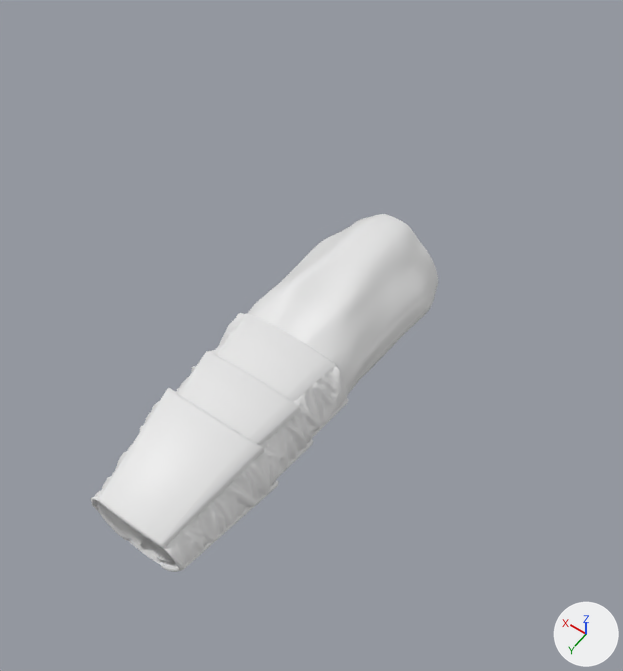
One commit to the FBX model Assets/New/FBX/Player/Fbx_arma_escopeta.fbx: the scene before it, then after it.
Rendered twice from a 50 mm camera at (-0.9, 1.36, 2.0) aimed at (0.05, 0.03, -0.08). Arrows for +X, +Y and +Z are at lower right; the lights stay in place.

Names of what the first picture shows: 'arma_escopeta'.
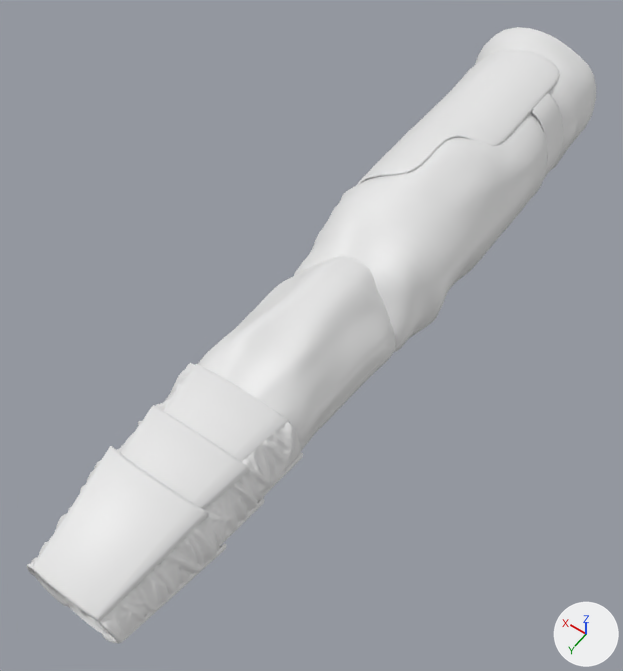
Where the change shows, as pixel boxes (x1, y1, x2, y2) in the pictures (623 x 671 px; the box of a moved part takes in the faces that stretch with it):
'arma_escopeta', reshaped, turned, rescaled: before (91, 214, 438, 572); after (27, 27, 596, 643)
part 1 of me_cylinder_014, moved or reshaped: before (91, 313, 245, 510); after (27, 363, 194, 576)
part 2 of me_cylinder_014, moved or reshaped: before (127, 538, 164, 565); after (68, 604, 104, 633)
part 3 of me_cylinder_014, moved or reshaped: before (163, 366, 347, 571); after (99, 422, 301, 643)
part 4 of me_cylinder_014, moved or reshaped: before (178, 351, 300, 445); after (163, 364, 289, 461)
part 5 of me_cylinder_014, moved or reshaped: before (98, 388, 264, 548); after (120, 405, 249, 509)
part 6 of me_cylinder_014, moved or reshaped: before (217, 313, 337, 402); after (33, 446, 209, 621)
part 7 of me_cylinder_014, moved or reshaped: before (161, 481, 279, 572); after (224, 498, 264, 542)
part 8 of me_cylinder_014, moved or reshaped: before (308, 398, 348, 442); after (102, 544, 227, 643)
part 9 of me_cylinder_014, moved or reshaped (not visible afterwards): before (96, 502, 130, 540)
part 10 of me_cylinder_014, moved or reshaped (not visible before): after (33, 570, 69, 606)
part 11 of me_cylinder_014, moved or reshaped: before (152, 547, 173, 561); after (92, 619, 108, 632)
part 12 of me_cylinder_014, moved or reshaped: before (104, 507, 146, 545); after (58, 592, 81, 612)
part 13 of me_cylinder_014, moved or reshaped: before (247, 214, 438, 395); after (198, 256, 395, 451)
part 14 of me_cylinder_014, added: after (294, 27, 596, 352)
part 15 of me_cylinder_014, added: after (357, 50, 559, 185)
part 16 of me_cylinder_014, added: after (531, 93, 563, 177)

Patch to the scene script:
```diff
--- a/Assets/New/FBX/Player/Fbx_arma_escopeta.fbx.py
+++ b/Assets/New/FBX/Player/Fbx_arma_escopeta.fbx.py
@@ me_cylinder_014 @@
 # used by ob_arma_escopeta; location = (0.0, 0.0, 0.0); rotation_euler = (1.571, 0.0, 0.0), in degrees (90, 0, 0); scale = (0.01, 0.01, 0.01)
-me_cylinder_014.from_pydata(...)  # 24492 vertices, 23664 faces; spans x -20.2..20.2, y -18.0..18.0, z -86.7..34.1
+me_cylinder_014.from_pydata(...)  # 28382 vertices, 27504 faces; spans x -0.2..0.3, y -1.4..1.1, z -0.2..0.3
+# me_cylinder_014 part 1: the loose piece of 7809 vertices spanning x 10.2..19.9, y -2.7..13.0, z -86.0..-20.5 is turned 90 degrees about the x axis through its middle and scaled by 0.01, then moved by (-14.9, -4.4, 53.3)
+# me_cylinder_014 part 2: the loose piece of 253 vertices spanning x -8.8..8.8, y -16.9..-9.9, z -85.0..-20.4 is turned 90 degrees about the x axis through its middle and scaled by 0.01, then moved by (0.0, 14.2, 52.6)
+# me_cylinder_014 part 3: the loose piece of 7809 vertices spanning x -19.9..-10.2, y -2.7..13.0, z -86.0..-20.5 is turned 90 degrees about the x axis through its middle and scaled by 0.01, then moved by (14.9, -4.4, 53.3)
+# me_cylinder_014 part 4: the loose piece of 156 vertices spanning x -15.8..15.8, y 8.7..16.1, z -71.0..-37.2 is turned 92 degrees about the x axis through the mesh origin and scaled by 0.00999
+# me_cylinder_014 part 5: the loose piece of 156 vertices spanning x -15.8..15.8, y 6.4..17.0, z -86.7..-52.7 is turned 95.6 degrees about the x axis through the mesh origin and scaled by 0.00995
+# me_cylinder_014 part 6: the loose piece of 156 vertices spanning x -15.8..15.8, y 9.1..15.5, z -54.0..-20.3 is turned 82.4 degrees about the x axis through its middle and scaled by 0.0101, then moved by (0.0, -11.3, 37.3)
+# me_cylinder_014 part 7: the loose piece of 156 vertices spanning x -19.4..-5.8, y -16.5..-0.5, z -85.8..-52.0 is turned 87.9 degrees about the x axis through the mesh origin and scaled by 0.01
+# me_cylinder_014 part 8: the loose piece of 156 vertices spanning x -19.6..-6.5, y -16.8..-1.4, z -53.1..-19.7 is turned 92.9 degrees about the x axis through its middle and scaled by 0.01, then moved by (12.9, 10.0, 36.3)
+# me_cylinder_014 part 9: the loose piece of 156 vertices spanning x 5.8..19.4, y -16.5..-0.5, z -85.8..-52.0 is turned 87.9 degrees about the x axis through the mesh origin and scaled by 0.01
+# me_cylinder_014 part 10: the loose piece of 156 vertices spanning x 6.5..19.6, y -16.8..-1.4, z -53.1..-19.7 is turned 92.9 degrees about the x axis through its middle and scaled by 0.01, then moved by (-12.9, 10.0, 36.3)
+# me_cylinder_014 part 11: the loose piece of 924 vertices spanning x -15.9..-2.1, y -13.3..2.1, z -84.6..-20.0 is turned 90 degrees about the x axis through its middle and scaled by 0.01, then moved by (8.9, 6.3, 52.2)
+# me_cylinder_014 part 12: the loose piece of 924 vertices spanning x 2.1..15.9, y -13.3..2.1, z -84.6..-20.0 is turned 90 degrees about the x axis through its middle and scaled by 0.01, then moved by (-8.9, 6.3, 52.2)
+# me_cylinder_014 part 13: the loose piece of 4445 vertices spanning x -20.2..20.2, y -18.0..18.0, z -36.6..34.1 is turned 90 degrees about the x axis through its middle and scaled by 0.01, then moved by (0.0, 0.2, 1.3)
+# me_cylinder_014 part 14: a new loose piece of 2208 vertices spanning x -0.2..0.3, y -1.4..0.0, z -0.2..0.3
+# me_cylinder_014 part 15: a new loose piece of 1410 vertices spanning x -0.1..0.2, y -1.2..-0.4, z -0.2..0.3
+# me_cylinder_014 part 16: a new loose piece of 272 vertices spanning x -0.2..-0.1, y -1.1..-1.0, z -0.2..0.2
@@ ob_arma_escopeta @@
 ob_arma_escopeta.location = (0.0, 0.0, 0.0)
-ob_arma_escopeta.rotation_euler = (1.571, 0.0, 0.0)  # degrees (90, 0, 0)
-ob_arma_escopeta.scale = (0.01, 0.01, 0.01)
```
